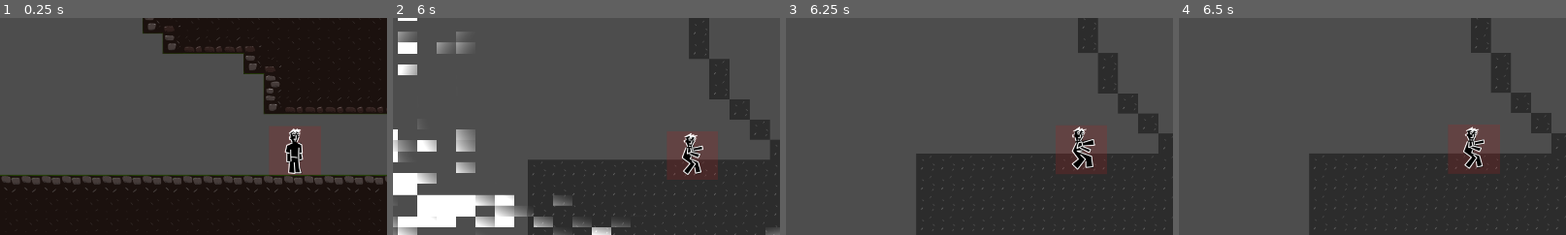
Above: before the commit, frames 1-4 (left to right).
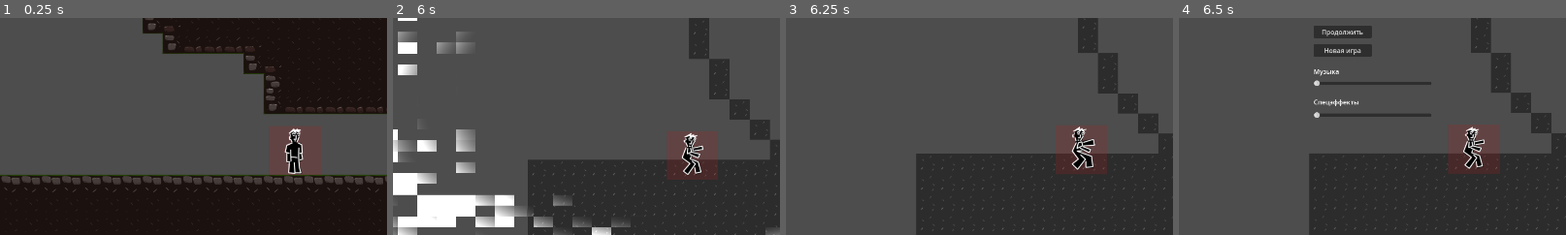
Above: after the commit, the same moments.

Repository: agasyants/GameJam1--skidbladnir-
Game: Godot game, scene res://Levels/main_level/main.tscn
The game is run twice, just before and just after one commit, with the same random seed, the same clock (stepped at 60 frames per second) and the same inputs. Sound files missing from this copy of the repository are replaced by a short silence.
Inputs (mouse positions are % of the whole screen's width and height, from its top left):
- Up to frame 1 (0.25 s): no input
- Up to frame 2 (6 s): click (33, 39) at 0.5 s, where only the run before the commit has a clickable "Новая игра"; click (33, 39) at 1.25 s, where only the run before the commit has a clickable "Новая игра"; click (33, 35) at 2 s, where only the run before the commit has a clickable "Продолжить"; hold K (switch_echo) 2.78-3.53 s; hold Right (ui_right) 2.78-4.28 s; tap Space (jump) at 3.02, 3.77, 5.27 s; tap J (switch_normal) at 3.6 s; hold Left (ui_left) 4.28-5.03 s; hold , (switch_truth) 4.28-5.03 s; hold Right (ui_right) from 5.03 s (still down); tap L (switch_visceral) at 5.1 s; hold K (switch_echo) from 5.78 s (still down)
- Up to frame 3 (6.25 s): keep holding Right (ui_right); keep holding K (switch_echo); tap Space (jump) at 6.02 s
- Up to frame 4 (6.5 s): keep holding Right (ui_right); keep holding K (switch_echo); tap Escape (pause) at 6.4 s
The pictures show only the part of the screen within x 12-62%, y 32-82%; the shares and areas given below are measured in that part.

Frames 1-3 are identical in both runs. In frame 4, 2.7% of the frame differs, in the area x 34-66%, y 3-46%.

Commit message:
Pause Update

Diff:
--- a/Levels/main_level/main.tscn
+++ b/Levels/main_level/main.tscn
@@ -85,13 +85,8 @@
 
 [node name="TestTruth" parent="CanvasLayer/Texture_Truth/Viewport_Truth" instance=ExtResource("5_7uxuk")]
 
+[node name="Pause" parent="CanvasLayer" instance=ExtResource("6_dsr8i")]
+z_index = 1000
+
 [node name="Player" parent="." groups=["Player"] instance=ExtResource("6_kpj74")]
 position = Vector2(-1321, -119)
-
-[node name="Pause" parent="." instance=ExtResource("7_dsr8i")]
-process_mode = 3
-anchors_preset = 0
-anchor_right = 0.0
-anchor_bottom = 0.0
-grow_horizontal = 1
-grow_vertical = 1
--- a/Scripts/SaveManager.gd
+++ b/Scripts/SaveManager.gd
@@ -20,3 +20,11 @@
 		if parse_result == OK:
 			return json.data
 	return {}
+
+func delete_save_file():
+	if FileAccess.file_exists(save_path):
+		var dir = DirAccess.open("user://")
+		dir.remove(save_path)
+		print("Файл сохранения удален")
+	else:
+		print("Файл сохранения не существует")
--- a/Shader/LensManager.gd
+++ b/Shader/LensManager.gd
@@ -62,7 +62,6 @@
 func _process(delta):
 	if is_transitioning:
 		transition_progress += delta * transition_speed
-
 		if transition_progress >= 1.0:
 			finish_transition()
 		else:
@@ -81,6 +80,8 @@
 			switch_lens("truth")
 		if event.is_action_pressed("restart"):
 			player.die()
+		if event.is_action_pressed("pause"):
+			get_tree().paused = true
 
 func switch_lens(_name: String):
 	if lens_names[current_lens] == _name:
@@ -134,7 +135,6 @@
 		move_player_to_viewport(to_name)
 
 	MusicManager.play_world_music(to_name)
-
 	print("Starting transition: ", from_name, " -> ", to_name)
 
 func finish_transition():
@@ -147,7 +147,6 @@
 
 	# Показываем финальную текстуру
 	texture_rects[lens_name].visible = true
-
 	print("Transition complete: ", lens_name)
 
 func update_player_physics(lens_index: int):
--- a/UI/pause.gd
+++ b/UI/pause.gd
@@ -1,15 +1,28 @@
 extends Control
 
-
-# Called when the node enters the scene tree for the first time.
-func _ready() -> void:
-	pass # Replace with function body.
-
-
-# Called every frame. 'delta' is the elapsed time since the previous frame.
-func _process(delta: float) -> void:
-	pass
+func _ready():
+	process_mode = Node.PROCESS_MODE_ALWAYS
+	$resume_btn.pressed.connect(_on_resume_button_pressed)
+	$restart_btn.pressed.connect(_on_restart_button_pressed)
+	hide()
 
 func _input(event: InputEvent) -> void:
 	if event.is_action_pressed("pause"):
-		get_tree().paused = true
+		if visible:
+			resume()
+		else:
+			get_tree().paused = true
+			show()
+		get_viewport().set_input_as_handled()
+
+func _on_resume_button_pressed():
+	resume()
+
+func _on_restart_button_pressed():
+	SaveManager.delete_save_file()
+	resume()
+	get_tree().reload_current_scene()
+
+func resume():
+	get_tree().paused = false
+	hide()
--- a/project.godot
+++ b/project.godot
@@ -94,6 +94,7 @@
 pause={
 "deadzone": 0.2,
 "events": [Object(InputEventKey,"resource_local_to_scene":false,"resource_name":"","device":-1,"window_id":0,"alt_press …(195 unchanged characters)…
+, Object(InputEventKey,"resource_local_to_scene":false,"resource_name":"","device":-1,"window_id":0,"alt_pressed":false,"shift_pressed":false,"ctrl_pressed":false,"meta_pressed":false,"pressed":false,"keycode":0,"physical_keycode":80,"key_label":0,"unicode":112,"location":0,"echo":false,"script":null)
 ]
 }
 
Not shown: 1 places in Levels/main_level/main.tscn that only renumber resources
